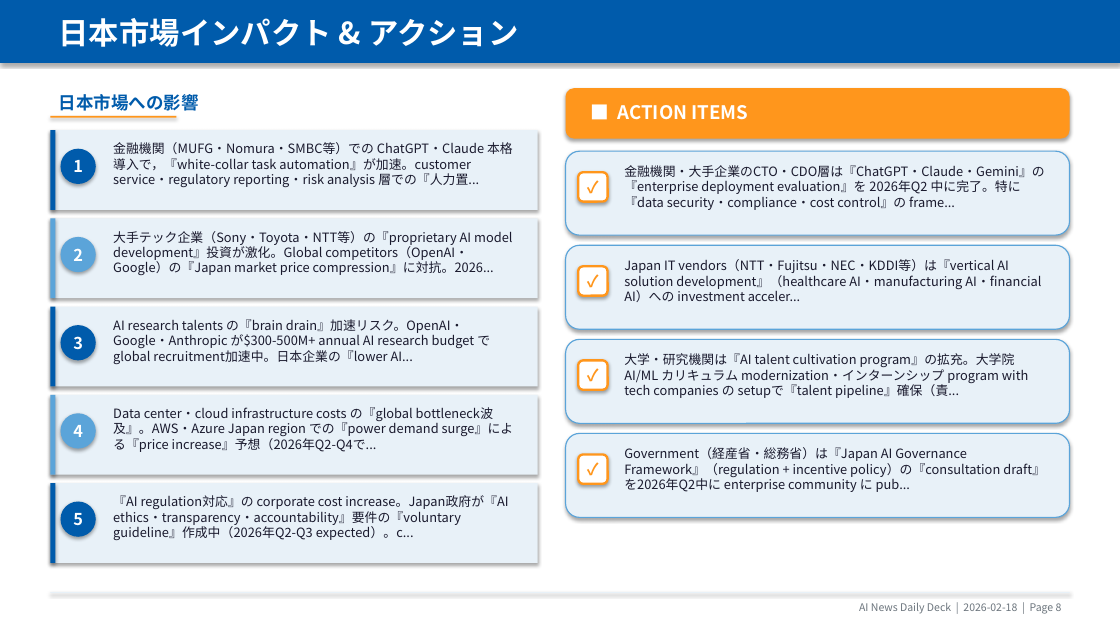
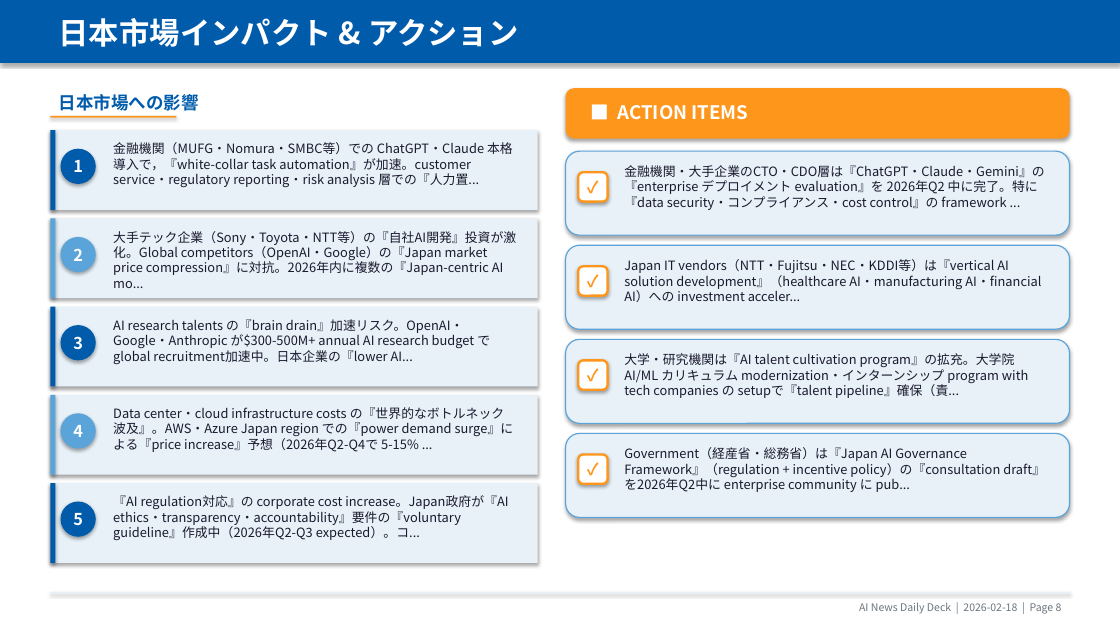
Before and after one commit to chel2311/ai-news-deck-reports, a slide deck: slide 9 of 2026-02-18/report_2026-02-18.pptx. Drawn at 1120x630 pixels with LibreOffice and Linux fonts; fonts in the diff are those of the drawing. Boxes give left, top, right and bottom in pixels: in the first picture for what was removed or moved away, otherwise in the second. Text is boxed around its words. In the diff, an @@ line names an element or a change of style, - is before the commit and + after.

```diff
--- a/2026-02-18/report_2026-02-18.pptx
+++ b/2026-02-18/report_2026-02-18.pptx
@@ text at (624,165,1045,210): text changed @@
-金融機関・大手企業のCTO・CDO層は『ChatGPT・Claude・Gemini』の『enterprise deployment evaluation』を 2026年Q2 中に完了。特に『data security・compliance・cost control』の frame...
+金融機関・大手企業のCTO・CDO層は『ChatGPT・Claude・Gemini』の『enterprise デプロイメント evaluation』を 2026年Q2 中に完了。特に『data security・コンプライアンス・cost control』の framework ...
@@ text at (113,231,516,288): text changed @@
-大手テック企業（Sony・Toyota・NTT等）の『proprietary AI model development』投資が激化。Global competitors（OpenAI・Google）の『Japan market price compression』に対抗。2026...
+大手テック企業（Sony・Toyota・NTT等）の『自社AI開発』投資が激化。Global competitors（OpenAI・Google）の『Japan market price compression』に対抗。2026年内に複数の『Japan-centric AI mo...
@@ text at (113,407,514,452): text changed @@
-Data center・cloud infrastructure costs の『global bottleneck波及』。AWS・Azure Japan region での『power demand surge』による『price increase』予想（2026年Q2-Q4で...
+Data center・cloud infrastructure costs の『世界的なボトルネック波及』。AWS・Azure Japan region での『power demand surge』による『price increase』予想（2026年Q2-Q4で 5-15% ...
@@ text at (113,495,508,540): text changed @@
-『AI regulation対応』の corporate cost increase。Japan政府が『AI ethics・transparency・accountability』要件の『voluntary guideline』作成中（2026年Q2-Q3 expected）。c...
+『AI regulation対応』の corporate cost increase。Japan政府が『AI ethics・transparency・accountability』要件の『voluntary guideline』作成中（2026年Q2-Q3 expected）。コ...
```
Also in this commit, not shown: 4 other slides changed, 5 other files.
